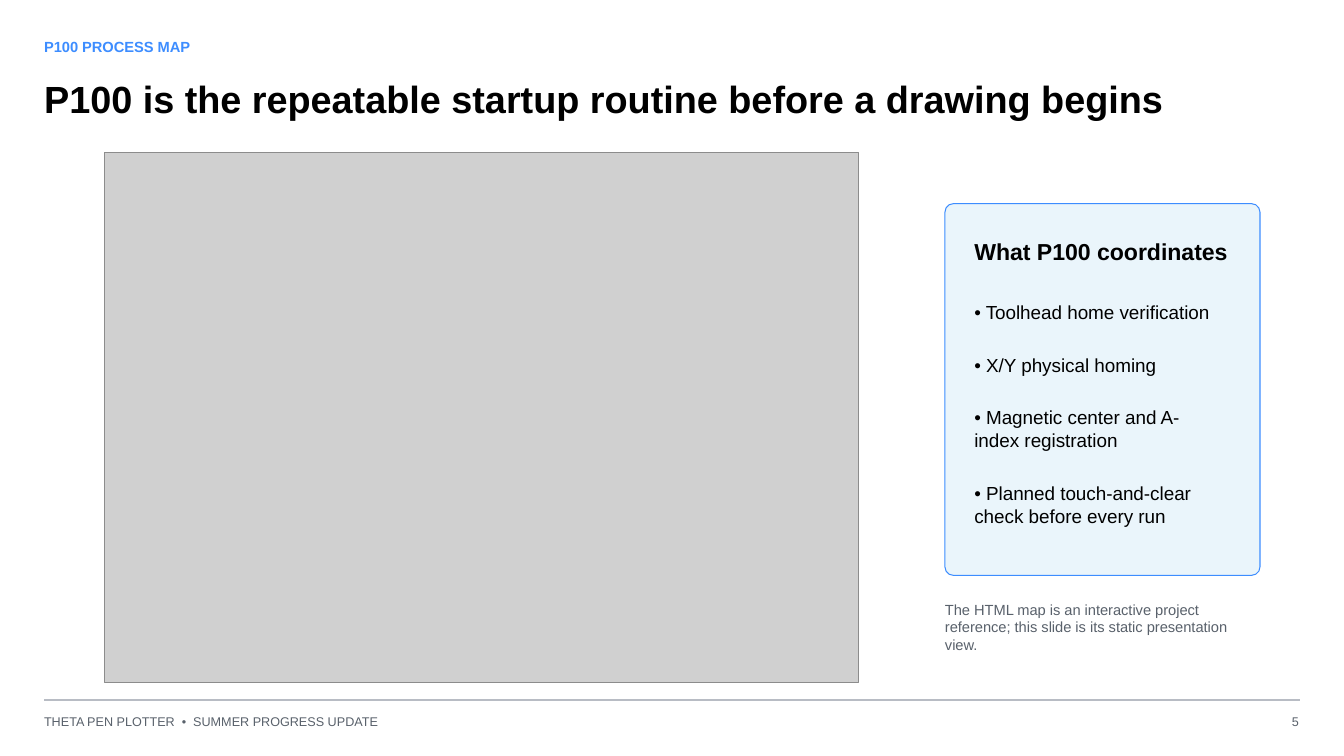
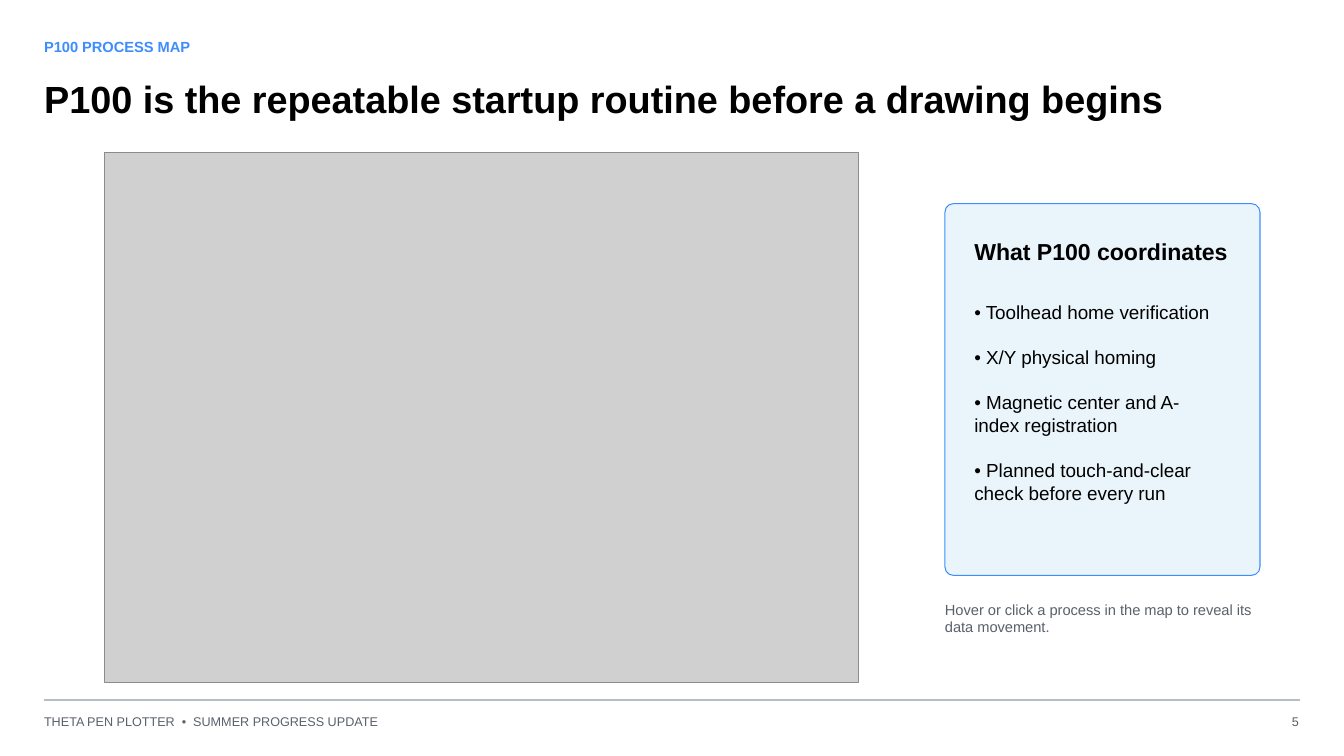
Before and after one commit to kevin-chase-claypool/converter, a slide deck: slide 5 of docs/report/Theta_Pen_Plotter_Summer_Progress_Update.pptx. Drawn at 1344x756 pixels with LibreOffice and Linux fonts; fonts in the diff are those of the drawing; grey boxes stand for pictures. Boxes give left, top, right and bottom in pixels: in the first picture for what was removed or moved away, otherwise in the second. Text is boxed around its words. In the diff, an @@ line names an element or a change of style, - is before the commit and + after.

Commit message:
docs: add interactive P100 presentation map

```diff
--- a/docs/report/Theta_Pen_Plotter_Summer_Progress_Update.pptx
+++ b/docs/report/Theta_Pen_Plotter_Summer_Progress_Update.pptx
@@ text "• Toolhead home verification" rewrapped from (974,305,1210,527) to (974,305,1210,504) @@
@@ text at (945,604,1252,632): text changed @@
-The HTML map is an interactive project reference; this slide is its static presentation view.
+Hover or click a process in the map to reveal its data movement.
```
Also in this commit, not shown: 1 other slide changed, 6 slides added, 7 other files.
